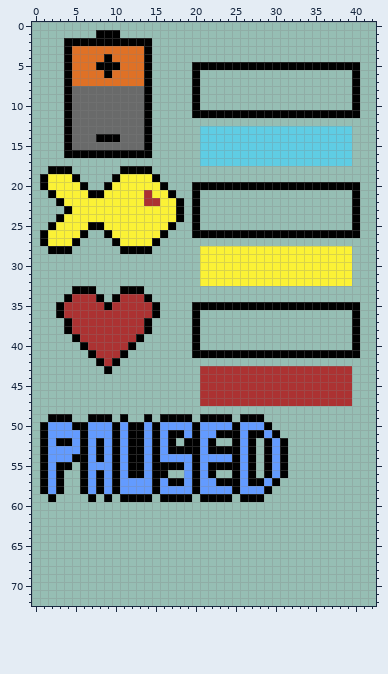
Edited in one commit: pixel-art file (Assets/Art/Buttons/Fishe Rampayge UI.aseprite). Above, as it was before the edit.
86x85 pixels, 1 frame. Shown: x 0..42, y 0..72.
And afterwards:
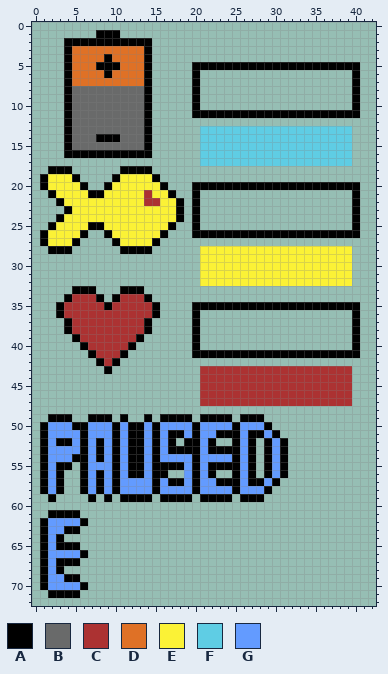
Palette (. is transparent): A #000000  B #696a6a  C #ac3232  D #df7126  E #fbf236  F #5fcde4  G #639bff
Change:
y 61: x 2..5 .... -> AAAA
y 62: x 1..6 ...... -> AGGGGA
y 63: x 1..5 ..... -> AGGAA
y 64: x 1..3 ... -> AGA
y 65: x 1..5 ..... -> AGAAA
y 66: x 1..6 ...... -> AGGGGA
y 67: x 1..5 ..... -> AGAAA
y 68: x 1..3 ... -> AGA
y 69: x 1..5 ..... -> AGGAA
y 70: x 1..6 ...... -> AGGGGA
y 71: x 2..5 .... -> AAAA
Where, in picture pixels (left, top, right, bottom), the same in both pictures:
added: (40, 510, 88, 598)
